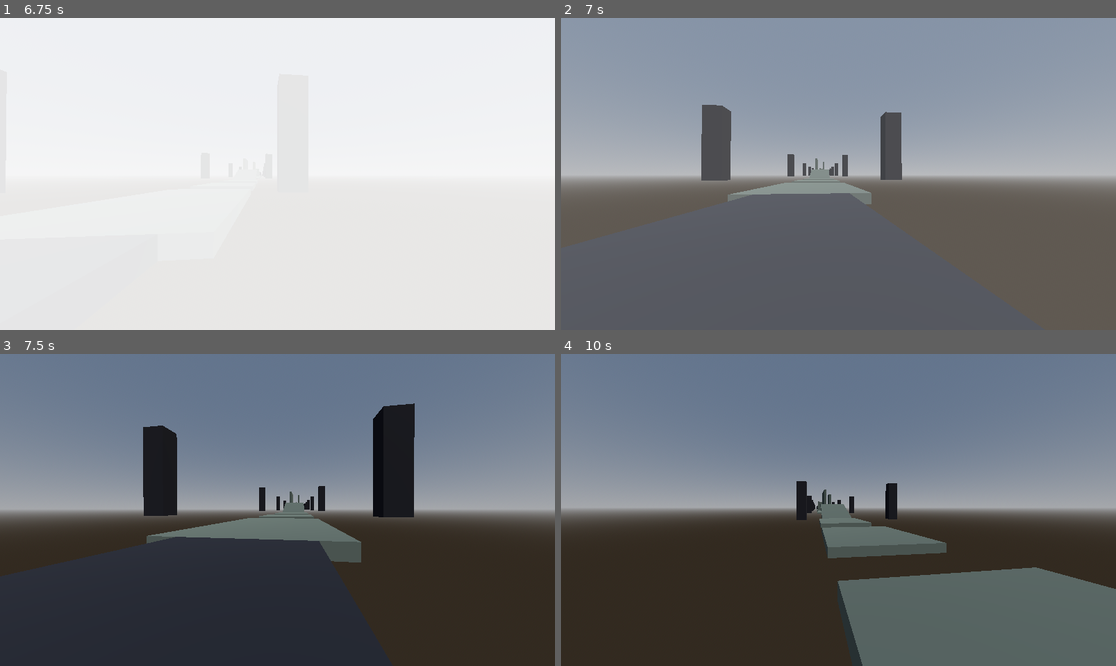
Above: before the commit, frames 1-4 (two rows, left to right).
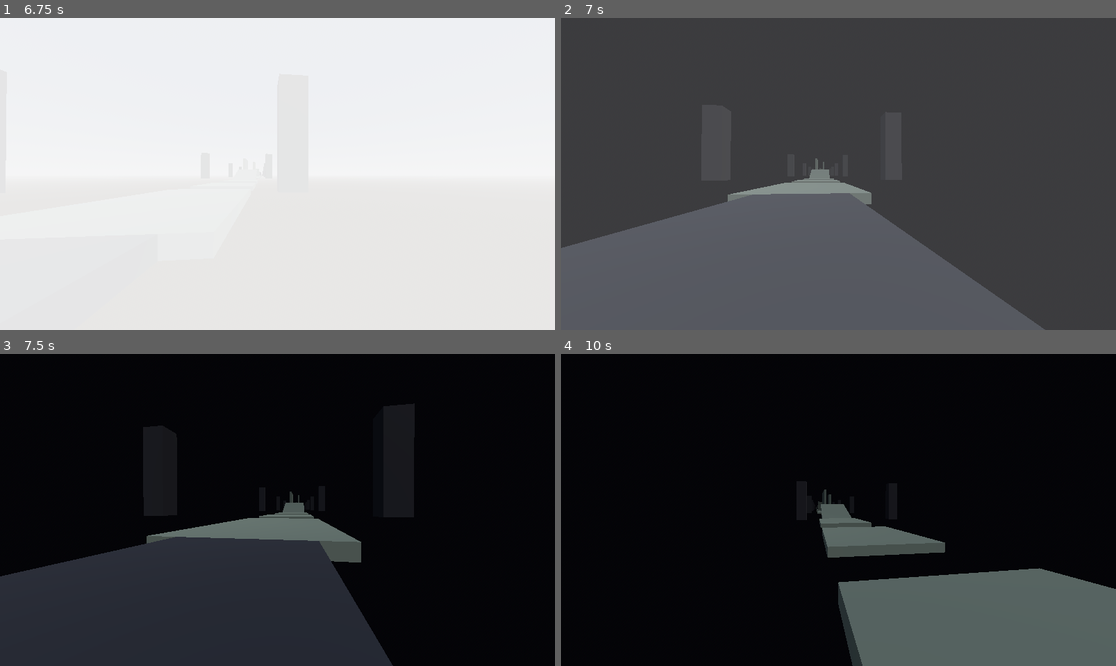
Above: after the commit, the same moments.

Repository: Crawford-Young/what-is-dark
Game: Godot game, scene res://scenes/slice.tscn
Same seed, same stepped clock (60 frames per second), same inputs: the game is played once before the commit and once after it.
Inputs (mouse positions are in pixels of both pictures, inside the frame that each line leads up to):
- Up to frame 1 (6.75 s): tap Enter at 0.5 s; move the mouse to (305, 174) at 0.52 s; hold Q (glance) 0.53-1.28 s; hold W (move_forward) 0.53-5.78 s; click (305, 174) at 0.67 s; tap Space (jump) at 0.77, 1.52, 3.02, 3.77, 4.52, 6.02 s; move the mouse to (249, 174) at 1.27 s; tap Shift at 1.35 s; move the mouse to (288, 167) at 2.02 s; tap Alt at 2.1 s; move the mouse to (271, 180) at 2.77 s; tap Ctrl at 2.85 s; click (271, 180) at 2.92 s; move the mouse to (316, 177) at 3.52 s; tap R at 3.6 s; move the mouse to (233, 170) at 4.27 s; tap 1 at 4.35 s; move the mouse to (283, 174) at 5.02 s; tap 2 at 5.1 s; click (283, 174) at 5.17 s; move the mouse to (255, 167) at 5.77 s; hold D (move_right) 5.78-6.53 s; tap 3 at 5.85 s; move the mouse to (305, 174) at 6.52 s; hold W (move_forward) from 6.53 s (still down); tap L at 6.6 s
- Up to frame 2 (7 s): keep holding W (move_forward); tap Space (jump) at 6.77 s
- Up to frame 3 (7.5 s): keep holding W (move_forward); move the mouse to (249, 510) at 7.27 s; tap Q (glance) at 7.35 s; click (249, 510) at 7.42 s
- Up to frame 4 (10 s): tap Space (jump) at 7.52, 9.02, 9.77 s; move the mouse to (849, 503) at 8.02 s; hold Shift 8.03-8.78 s; move the mouse to (832, 516) at 8.77 s; release W (move_forward) at 8.78 s; hold A (move_left) 8.78-9.53 s; tap Alt at 8.85 s; move the mouse to (877, 513) at 9.52 s; hold W (move_forward) from 9.53 s (still down); tap Ctrl at 9.6 s; click (877, 513) at 9.67 s

Frame 1 is identical in both runs. In frame 2, 69% of the frame differs, in the area x 0-100%, y 0-100%; in frame 3, 69%; in frame 4, 83%.

Commit message:
feat: apply world erosion - 11 margined floors shrink per loop, fog closes in
Co-Authored-By: Claude Fable 5 <noreply@anthropic.com>

Diff:
--- a/scenes/slice.tscn
+++ b/scenes/slice.tscn
@@ -16,6 +16,9 @@
 [sub_resource type="Environment" id="env"]
 background_mode = 2
 sky = SubResource("sky")
+fog_enabled = false
+fog_light_color = Color(0.02, 0.02, 0.03, 1)
+fog_density = 0.0
 
 [sub_resource type="Curve3D" id="course_curve"]
 _data = {
@@ -806,8 +809,11 @@
 
 [node name="Shame" type="Node3D" parent="."]
 
-[node name="Sh1FloorA" type="StaticBody3D" parent="Shame"]
+[node name="Sh1FloorA" type="StaticBody3D" parent="Shame" groups=["erodable"]]
 transform = Transform3D(1, 0, 0, 0, 1, 0, 0, 0, 1, 0, -0.5, -24.5)
+metadata/erode_axis = 2
+metadata/erode_min = 18.3
+metadata/erode_anchor = 1.0
 
 [node name="Col" type="CollisionShape3D" parent="Shame/Sh1FloorA"]
 shape = SubResource("shape_f19")
@@ -815,8 +821,11 @@
 [node name="Mesh" type="MeshInstance3D" parent="Shame/Sh1FloorA"]
 mesh = SubResource("mesh_f19")
 
-[node name="Sh1FloorB" type="StaticBody3D" parent="Shame"]
+[node name="Sh1FloorB" type="StaticBody3D" parent="Shame" groups=["erodable"]]
 transform = Transform3D(1, 0, 0, 0, 1, 0, 0, 0, 1, 0, -0.5, -47.5)
+metadata/erode_axis = 2
+metadata/erode_min = 12.4
+metadata/erode_anchor = 0.0
 
 [node name="Col" type="CollisionShape3D" parent="Shame/Sh1FloorB"]
 shape = SubResource("shape_f14")
@@ -878,8 +887,11 @@
 [node name="Mesh" type="MeshInstance3D" parent="Shame/Sh2Exit"]
 mesh = SubResource("mesh_f20")
 
-[node name="Sh3FloorA" type="StaticBody3D" parent="Shame"]
+[node name="Sh3FloorA" type="StaticBody3D" parent="Shame" groups=["erodable"]]
 transform = Transform3D(1, 0, 0, 0, 1, 0, 0, 0, 1, 0, -0.5, -172)
+metadata/erode_axis = 2
+metadata/erode_min = 11.0
+metadata/erode_anchor = 0.0
 
 [node name="Col" type="CollisionShape3D" parent="Shame/Sh3FloorA"]
 shape = SubResource("shape_f14")
@@ -959,8 +971,11 @@
 [node name="Mesh" type="MeshInstance3D" parent="Shame/Sh4Mid"]
 mesh = SubResource("mesh_f24")
 
-[node name="Sh5FloorA" type="StaticBody3D" parent="Shame"]
+[node name="Sh5FloorA" type="StaticBody3D" parent="Shame" groups=["erodable"]]
 transform = Transform3D(1, 0, 0, 0, 1, 0, 0, 0, 1, 0, -0.5, -311.75)
+metadata/erode_axis = 0
+metadata/erode_min = 4.0
+metadata/erode_anchor = 0.0
 
 [node name="Col" type="CollisionShape3D" parent="Shame/Sh5FloorA"]
 shape = SubResource("shape_f85")
@@ -1502,8 +1517,11 @@
 [node name="Mesh" type="MeshInstance3D" parent="Grief/G2Lift"]
 mesh = SubResource("g_m1")
 
-[node name="G2Pad" type="StaticBody3D" parent="Grief"]
+[node name="G2Pad" type="StaticBody3D" parent="Grief" groups=["erodable"]]
 transform = Transform3D(1, 0, 0, 0, 1, 0, 0, 0, 1, 0, 6.5, -684)
+metadata/erode_axis = 0
+metadata/erode_min = 5.0
+metadata/erode_anchor = 0.0
 
 [node name="Col" type="CollisionShape3D" parent="Grief/G2Pad"]
 shape = SubResource("g_s2")
@@ -1736,8 +1754,11 @@
 [node name="Mesh" type="MeshInstance3D" parent="Grief/G7Exit"]
 mesh = SubResource("g_m19")
 
-[node name="G8PadA" type="StaticBody3D" parent="Grief"]
+[node name="G8PadA" type="StaticBody3D" parent="Grief" groups=["erodable"]]
 transform = Transform3D(1, 0, 0, 0, 1, 0, 0, 0, 1, 0, -3, -1169.5)
+metadata/erode_axis = 0
+metadata/erode_min = 5.0
+metadata/erode_anchor = 0.0
 
 [node name="Col" type="CollisionShape3D" parent="Grief/G8PadA"]
 shape = SubResource("g_s20")
@@ -1745,8 +1766,11 @@
 [node name="Mesh" type="MeshInstance3D" parent="Grief/G8PadA"]
 mesh = SubResource("g_m20")
 
-[node name="G8PadB" type="StaticBody3D" parent="Grief"]
+[node name="G8PadB" type="StaticBody3D" parent="Grief" groups=["erodable"]]
 transform = Transform3D(1, 0, 0, 0, 1, 0, 0, 0, 1, 0, -3, -1185.9)
+metadata/erode_axis = 0
+metadata/erode_min = 5.0
+metadata/erode_anchor = 0.0
 
 [node name="Col" type="CollisionShape3D" parent="Grief/G8PadB"]
 shape = SubResource("g_s20")
@@ -2176,8 +2200,11 @@
 transform = Transform3D(1, 0, 0, 0, 1, 0, 0, 0, 1, -3.9, -2.15, -1230.5)
 mesh = SubResource("d_m06")
 
-[node name="D2StripA" type="StaticBody3D" parent="Depression"]
+[node name="D2StripA" type="StaticBody3D" parent="Depression" groups=["erodable"]]
 transform = Transform3D(1, 0, 0, 0, 1, 0, 0, 0, 1, 0, -3, -1273.5)
+metadata/erode_axis = 0
+metadata/erode_min = 1.6
+metadata/erode_anchor = 0.0
 
 [node name="Col" type="CollisionShape3D" parent="Depression/D2StripA"]
 shape = SubResource("d_s07")
@@ -2185,8 +2212,11 @@
 [node name="Mesh" type="MeshInstance3D" parent="Depression/D2StripA"]
 mesh = SubResource("d_m07")
 
-[node name="D2StripB" type="StaticBody3D" parent="Depression"]
+[node name="D2StripB" type="StaticBody3D" parent="Depression" groups=["erodable"]]
 transform = Transform3D(1, 0, 0, 0, 1, 0, 0, 0, 1, 0, -3, -1288.7)
+metadata/erode_axis = 0
+metadata/erode_min = 1.6
+metadata/erode_anchor = 0.0
 
 [node name="Col" type="CollisionShape3D" parent="Depression/D2StripB"]
 shape = SubResource("d_s07")
@@ -2194,8 +2224,11 @@
 [node name="Mesh" type="MeshInstance3D" parent="Depression/D2StripB"]
 mesh = SubResource("d_m07")
 
-[node name="D2StripC" type="StaticBody3D" parent="Depression"]
+[node name="D2StripC" type="StaticBody3D" parent="Depression" groups=["erodable"]]
 transform = Transform3D(1, 0, 0, 0, 1, 0, 0, 0, 1, 0, -3, -1304)
+metadata/erode_axis = 0
+metadata/erode_min = 1.6
+metadata/erode_anchor = 0.0
 
 [node name="Col" type="CollisionShape3D" parent="Depression/D2StripC"]
 shape = SubResource("d_s07")
@@ -2626,8 +2659,11 @@
 transform = Transform3D(1, 0, 0, 0, 1, 0, 0, 0, 1, -3.3, -2, -1634)
 mesh = SubResource("d_m05")
 
-[node name="D7PadA" type="StaticBody3D" parent="Depression"]
+[node name="D7PadA" type="StaticBody3D" parent="Depression" groups=["erodable"]]
 transform = Transform3D(1, 0, 0, 0, 1, 0, 0, 0, 1, 0, -3, -1668.65)
+metadata/erode_axis = 0
+metadata/erode_min = 2.8
+metadata/erode_anchor = 0.0
 
 [node name="Col" type="CollisionShape3D" parent="Depression/D7PadA"]
 shape = SubResource("d_s29")
--- a/scripts/logic/erosion_logic.gd
+++ b/scripts/logic/erosion_logic.gd
@@ -3,11 +3,33 @@
 ## Erosion v3 (phase 3b, ruling #14): the player never erodes — movement
 ## constants are immutable across loops forever. Pressure is world-side
 ## instead: a per-loop scale ramping 0→1 as loops accumulate, consumed by
-## world systems (void creep speedup here; platform/fog application in a
-## later task) rather than by scaling the player's own acceleration.
+## world systems (void creep speedup, hand-picked platform shrink, fog ramp)
+## rather than by scaling the player's own acceleration.
 
 const PLATEAU_LOOP := 5
+const FOG_DENSITY_MAX := 0.025  ## plateau exponential-fog density: ~71% fogged at 50 m,
+## ~31% at 15 m — the far course dissolves into the dark, the next landing stays legible
 
 
 static func world_scale(loop: int, plateau_loop: int = PLATEAU_LOOP) -> float:
 	return clampf(float(loop) / float(plateau_loop), 0.0, 1.0)
+
+
+## Size of one box axis at the given world scale. Erosion only ever removes:
+## a min_size at or above base_size is treated as "no erosion authored".
+static func eroded_size(base_size: float, min_size: float, scale: float) -> float:
+	if min_size >= base_size:
+		return base_size
+	return lerpf(base_size, min_size, clampf(scale, 0.0, 1.0))
+
+
+## Box centre after shrinking one axis while holding one edge fixed.
+## anchor -1 pins the low edge, +1 the high edge, 0 shrinks about the centre.
+static func anchored_origin(
+	base_origin: float, base_size: float, new_size: float, anchor: float
+) -> float:
+	return base_origin + anchor * (base_size - new_size) * 0.5
+
+
+static func fog_density(scale: float) -> float:
+	return FOG_DENSITY_MAX * clampf(scale, 0.0, 1.0)
--- a/scripts/slice.gd
+++ b/scripts/slice.gd
@@ -12,20 +12,84 @@
 ]
 const FALL_Y := -6.0
 const VOID_START := -20.0
+const EROSION_GROUP := "erodable"
 
 var course := CourseLogic.new(MARKER_PROGRESSES)
 var void_logic := VoidLogic.new(VOID_START)
 var loop_logic := LoopLogic.new()
 var catch_armed := true
 
+var _erodable: Array[Dictionary] = []
+
 @onready var _player: Player = $Player
 @onready var _path: Path3D = $CoursePath
 @onready var _void_wall: VoidWall = $VoidWall
+@onready var _world_env: WorldEnvironment = $WorldEnvironment
 
 
 func _ready() -> void:
 	player_caught.connect(func() -> void:
 		($SwallowDirector as SwallowDirector).begin_swallow(self, _player))
+	_cache_erodable()
+	apply_erosion()
+
+
+## Applies world erosion for the current loop: hand-picked margined floors shrink
+## toward their authored plateau size and the fog closes in. Idempotent — every
+## dimension is recomputed from the cached shipped geometry, so loop 0 is the
+## shipped course exactly and re-applying at one loop changes nothing.
+func apply_erosion() -> void:
+	var scale := ErosionLogic.world_scale(loop_logic.loop_count)
+	for entry in _erodable:
+		_erode(entry, scale)
+	var density := ErosionLogic.fog_density(scale)
+	var env := _world_env.environment
+	env.fog_density = density
+	env.fog_enabled = density > 0.0
+
+
+func _cache_erodable() -> void:
+	for node in get_tree().get_nodes_in_group(EROSION_GROUP):
+		var body := node as StaticBody3D
+		if body == null:
+			continue
+		var col := body.get_node_or_null("Col") as CollisionShape3D
+		var mesh_node := body.get_node_or_null("Mesh") as MeshInstance3D
+		if col == null or mesh_node == null:
+			continue
+		# Shapes and meshes are sub-resources SHARED across platforms (Sh1FloorB and
+		# Sh3FloorA both use shape_f14) — erosion takes a private copy per body or it
+		# would resize untagged siblings too.
+		var shape := (col.shape as BoxShape3D).duplicate() as BoxShape3D
+		var box := (mesh_node.mesh as BoxMesh).duplicate() as BoxMesh
+		col.shape = shape
+		mesh_node.mesh = box
+		_erodable.append({
+			"body": body,
+			"shape": shape,
+			"mesh": box,
+			"axis": int(body.get_meta("erode_axis")),
+			"min_size": float(body.get_meta("erode_min")),
+			"anchor": float(body.get_meta("erode_anchor")),
+			"base_size": shape.size,
+			"base_origin": body.position,
+		})
+
+
+func _erode(entry: Dictionary, scale: float) -> void:
+	var axis: int = entry["axis"]
+	var base_size: Vector3 = entry["base_size"]
+	var min_size: float = entry["min_size"]
+	var anchor: float = entry["anchor"]
+	var size := base_size
+	size[axis] = ErosionLogic.eroded_size(base_size[axis], min_size, scale)
+	(entry["shape"] as BoxShape3D).size = size
+	(entry["mesh"] as BoxMesh).size = size
+	var origin: Vector3 = entry["base_origin"]
+	origin[axis] = ErosionLogic.anchored_origin(
+		origin[axis], base_size[axis], size[axis], anchor
+	)
+	(entry["body"] as StaticBody3D).position = origin
 
 
 func player_progress() -> float:
--- a/scripts/swallow_director.gd
+++ b/scripts/swallow_director.gd
@@ -81,6 +81,7 @@
 		return
 	player.shift_to(slice.respawn_position(0))
 	slice.loop_logic.advance_loop()
+	slice.apply_erosion()
 	slice.void_logic.progress = Slice.VOID_START
 	slice.sync_void_wall()
 
--- a/tests/unit/test_erosion_logic.gd
+++ b/tests/unit/test_erosion_logic.gd
@@ -26,3 +26,68 @@
 func test_world_scale_respects_custom_plateau_loop() -> void:
 	assert_almost_eq(ErosionLogic.world_scale(1, 2), 0.5, 0.0001)
 	assert_almost_eq(ErosionLogic.world_scale(2, 2), 1.0, 0.0001)
+
+
+func test_eroded_size_returns_base_at_zero_scale() -> void:
+	assert_almost_eq(ErosionLogic.eroded_size(14.0, 12.4, 0.0), 14.0, 0.0001)
+
+
+func test_eroded_size_returns_min_at_full_scale() -> void:
+	assert_almost_eq(ErosionLogic.eroded_size(14.0, 12.4, 1.0), 12.4, 0.0001)
+
+
+func test_eroded_size_interpolates_between_base_and_min() -> void:
+	assert_almost_eq(ErosionLogic.eroded_size(14.0, 12.4, 0.5), 13.2, 0.0001)
+	assert_almost_eq(ErosionLogic.eroded_size(16.0, 5.0, 0.2), 13.8, 0.0001)
+
+
+func test_eroded_size_clamps_scale_outside_unit_range() -> void:
+	assert_almost_eq(ErosionLogic.eroded_size(14.0, 12.4, -2.0), 14.0, 0.0001)
+	assert_almost_eq(ErosionLogic.eroded_size(14.0, 12.4, 3.0), 12.4, 0.0001)
+
+
+func test_eroded_size_never_grows_a_platform() -> void:
+	assert_almost_eq(ErosionLogic.eroded_size(8.0, 8.0, 1.0), 8.0, 0.0001)
+	assert_almost_eq(ErosionLogic.eroded_size(8.0, 12.0, 1.0), 8.0, 0.0001)
+
+
+func test_eroded_size_at_loop_zero_is_shipped_geometry() -> void:
+	var scale := ErosionLogic.world_scale(0)
+	assert_almost_eq(ErosionLogic.eroded_size(19.0, 18.3, scale), 19.0, 0.0001)
+	assert_almost_eq(ErosionLogic.eroded_size(2.5, 1.4, scale), 2.5, 0.0001)
+
+
+func test_anchored_origin_center_anchor_holds_position() -> void:
+	assert_almost_eq(ErosionLogic.anchored_origin(-47.5, 14.0, 12.4, 0.0), -47.5, 0.0001)
+
+
+func test_anchored_origin_positive_anchor_pins_high_edge() -> void:
+	assert_almost_eq(ErosionLogic.anchored_origin(-24.5, 19.0, 18.3, 1.0), -24.15, 0.0001)
+
+
+func test_anchored_origin_negative_anchor_pins_low_edge() -> void:
+	assert_almost_eq(ErosionLogic.anchored_origin(-24.5, 19.0, 18.3, -1.0), -24.85, 0.0001)
+
+
+func test_anchored_origin_unchanged_when_size_unchanged() -> void:
+	assert_almost_eq(ErosionLogic.anchored_origin(-47.5, 14.0, 14.0, 1.0), -47.5, 0.0001)
+	assert_almost_eq(ErosionLogic.anchored_origin(-47.5, 14.0, 14.0, -1.0), -47.5, 0.0001)
+
+
+func test_fog_density_is_zero_at_zero_scale() -> void:
+	assert_almost_eq(ErosionLogic.fog_density(0.0), 0.0, 0.000001)
+
+
+func test_fog_density_reaches_max_at_full_scale() -> void:
+	assert_almost_eq(ErosionLogic.fog_density(1.0), ErosionLogic.FOG_DENSITY_MAX, 0.000001)
+
+
+func test_fog_density_ramps_linearly() -> void:
+	assert_almost_eq(
+		ErosionLogic.fog_density(0.4), ErosionLogic.FOG_DENSITY_MAX * 0.4, 0.000001
+	)
+
+
+func test_fog_density_clamps_scale_outside_unit_range() -> void:
+	assert_almost_eq(ErosionLogic.fog_density(-1.0), 0.0, 0.000001)
+	assert_almost_eq(ErosionLogic.fog_density(4.0), ErosionLogic.FOG_DENSITY_MAX, 0.000001)
Not shown, changed: CLAUDE.md
